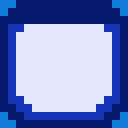
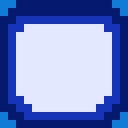
Layer changes from the first 128x128 image to the second:
painted on "Normal Front" over [16, 16, 112, 24]
